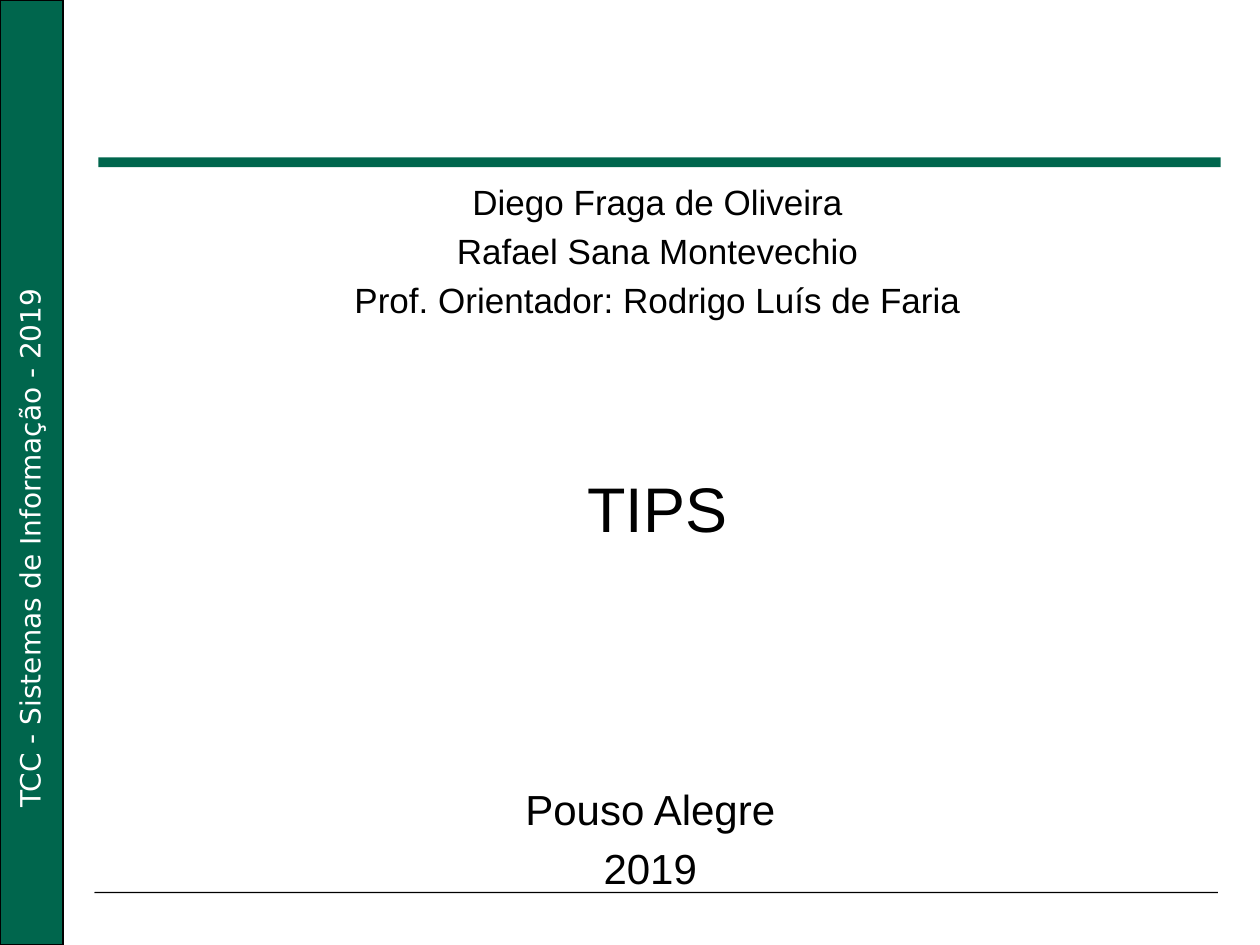
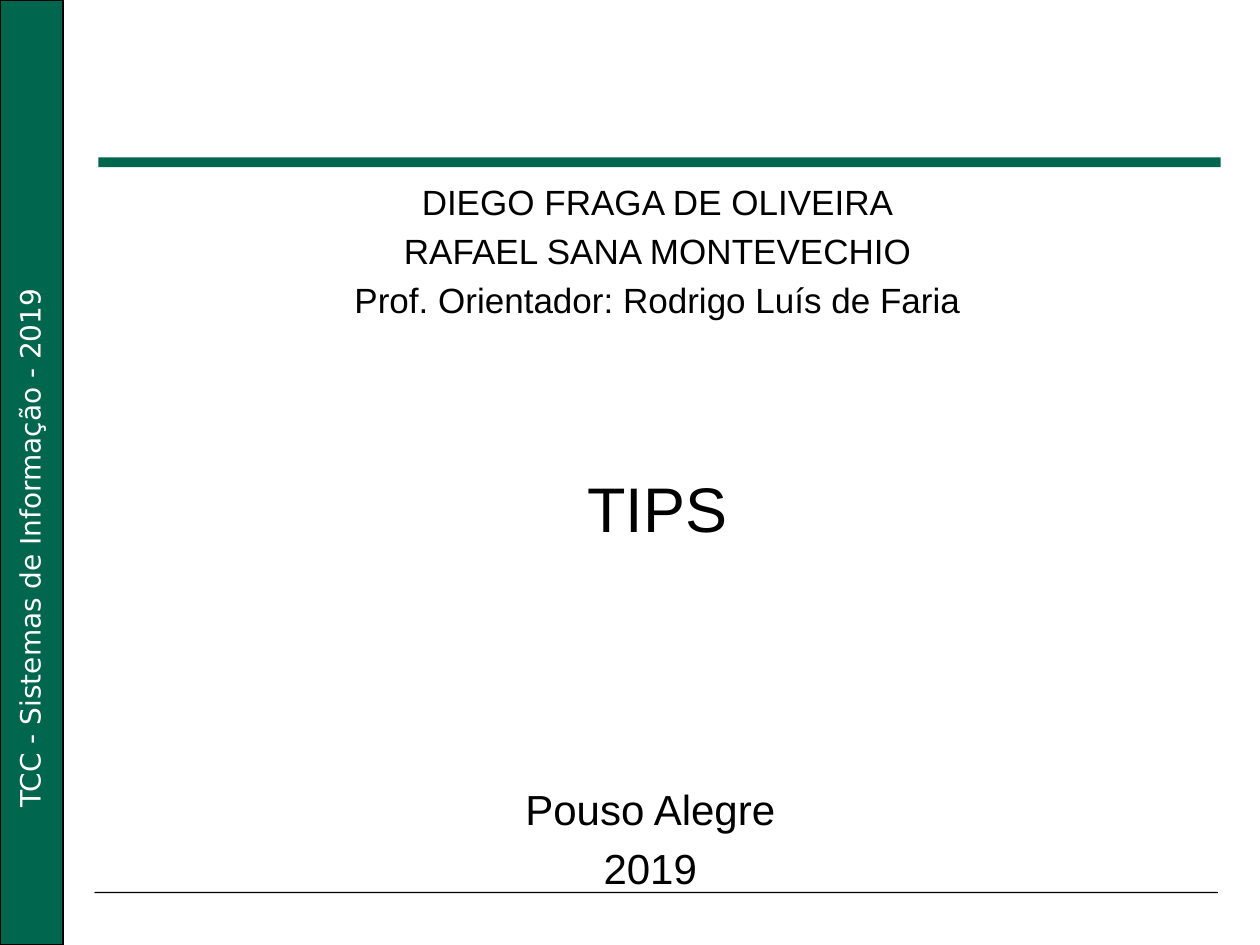
Before and after one commit to Dieg0F/tips_docs, a slide deck: slide 1 of Apresentação/Apresentação TCC.pptx. Drawn at 1260x945 pixels with LibreOffice and Linux fonts; fonts in the diff are those of the drawing; background and template pictures are left out. Boxes give left, top, right and bottom in pixels: in the first picture for what was removed or moved away, otherwise in the second. Text is boxed around its words. In the diff, an @@ line names an element or a change of style, - is before the commit and + after.

```diff
--- a/Apresentação/Apresentação TCC.pptx
+++ b/Apresentação/Apresentação TCC.pptx
@@ text at <box>404,190,911,265</box>: text changed @@
-Diego Fraga de Oliveira
-Rafael Sana Montevechio
+DIEGO FRAGA DE OLIVEIRA
+RAFAEL SANA MONTEVECHIO
```
Also in this commit, not shown: 3 other slides changed, 2 slides added, 1 slide removed, 1 other file.
